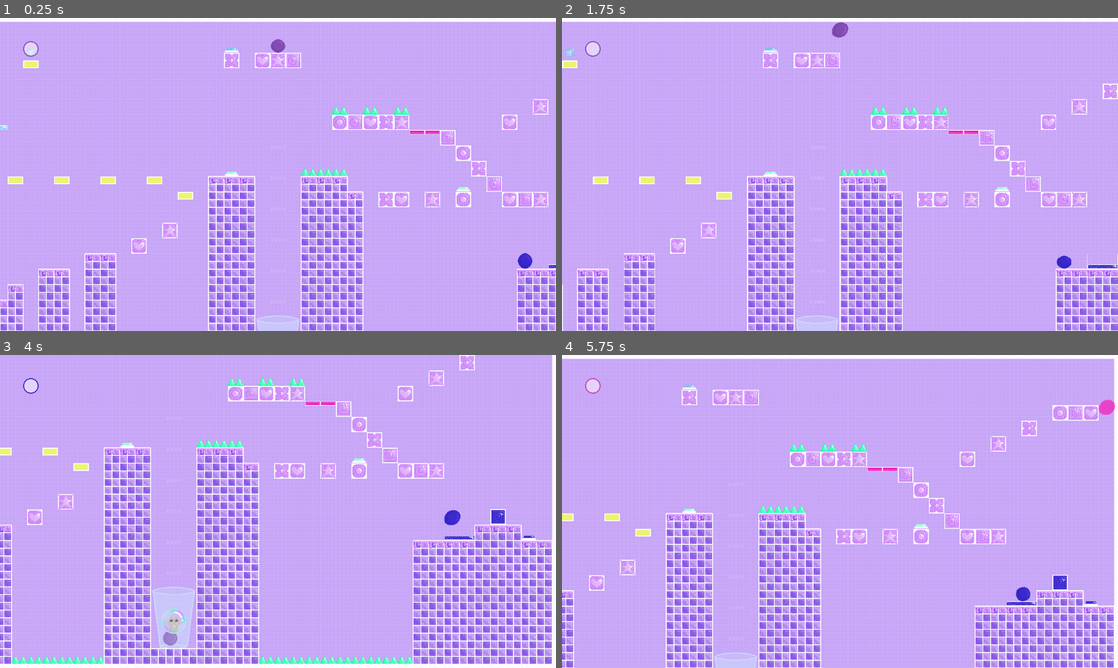
Above: before the commit, frames 1-4 (two rows, left to right).
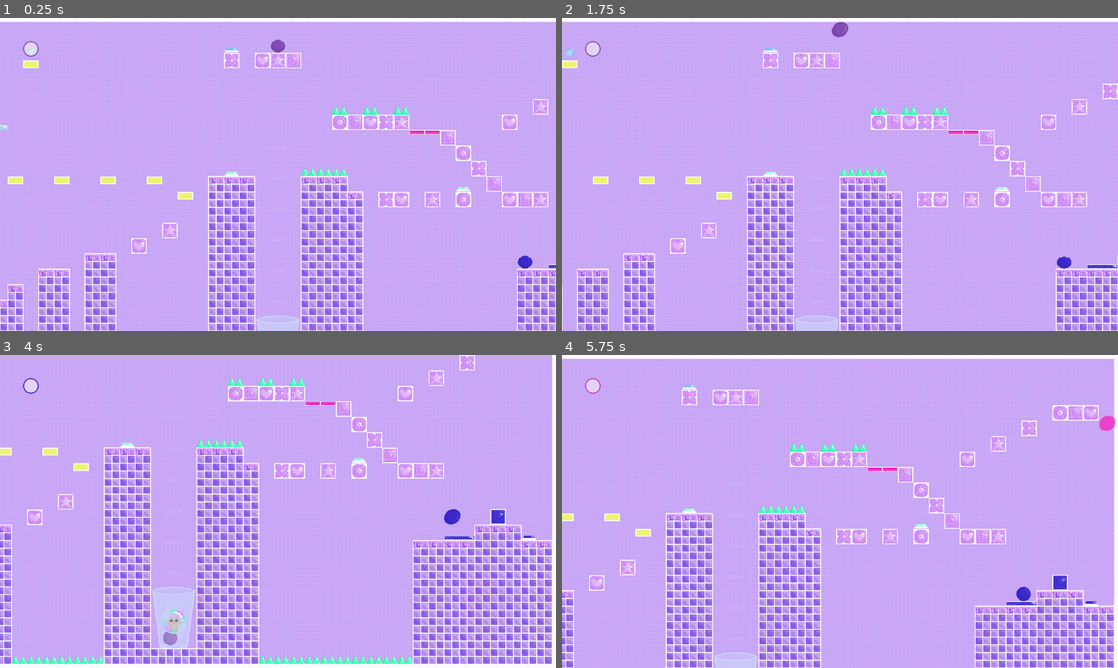
Above: after the commit, the same moments.

Repository: Chubercik/bubble
Game: Godot game, scene res://scenes/level_6.tscn
Two runs of this game, one before a commit and one after it. Both use one fixed random seed, a clock stepped at 60 frames per second and the inputs below. This scene is started directly instead of the project's main scene.
Inputs (mouse positions are in pixels of both pictures, inside the frame that each line leads up to):
- Up to frame 1 (0.25 s): no input
- Up to frame 2 (1.75 s): tap Enter (ui_accept) at 0.5, 0.77, 1.52 s; move the mouse to (962, 158) at 0.52 s; hold Right (ui_right) from 0.53 s (still down); click (962, 158) at 0.6 s; move the mouse to (728, 190) at 1.27 s; tap R at 1.35 s
- Up to frame 3 (4 s): move the mouse to (333, 442) at 2.02 s; release Right (ui_right) at 2.03 s; hold Left (ui_left) 2.03-2.78 s; hold 1 2.03-2.78 s; move the mouse to (250, 574) at 2.77 s; hold Right (ui_right) from 2.78 s (still down); tap 2 at 2.85 s; tap Enter (ui_accept) at 3.02, 3.5, 3.77 s; move the mouse to (444, 558) at 3.52 s; hold 3 from 3.53 s (still down)
- Up to frame 4 (5.75 s): move the mouse to (673, 464) at 4.27 s; release Right (ui_right) at 4.28 s; release 3 at 4.28 s; hold Left (ui_left) 4.28-5.03 s; tap 4 at 4.35 s; tap Enter (ui_accept) at 4.52 s; move the mouse to (867, 511) at 5.02 s; hold Right (ui_right) from 5.03 s (still down); hold 5 from 5.03 s (still down)

The runs differ from the first frame. In frame 1, less than 0.1% of the frame differs, in the area x 48-96%, y 6-80%; in frame 2, 2.6%, in the area x 0-100%, y 1-100%; in frame 3, less than 0.1%; in frame 4, 0.2%.

Commit message:
Decouple sprite scaling & rotation to fix collision issues

Diff:
--- a/bubble/scripts/bubble_1.gd
+++ b/bubble/scripts/bubble_1.gd
@@ -6,6 +6,7 @@
 const IDLE_TIMER: float = 2.0
 const SCALE: Vector2 = Vector2(0.9375, 0.9375)
 
+@onready var sprite: AnimatedSprite2D = $AnimatedSprite2D
 @onready var audio: AudioStreamPlayer2D = $AudioStreamPlayer2D
 
 var active: bool = false
@@ -23,22 +24,22 @@
 		velocity += get_gravity() * delta
 		inactive_for = 0.0
 		if active:
-			rotation_degrees = Input.get_axis("ui_left", "ui_right") * 45
-		scale.y = move_toward(scale.y, 1.2 * SCALE.y, delta)
+			sprite.rotation_degrees = Input.get_axis("ui_left", "ui_right") * 45
+		sprite.scale.y = move_toward(sprite.scale.y, 1.2, delta)
 		$AnimatedSprite2D.play("default")
 		just_landed = 1.0
 	elif inactive_for <= IDLE_TIMER:
 		if just_landed > 0.0:
-			scale.y = move_toward(scale.y, SCALE.y, delta)
+			sprite.scale.y = move_toward(sprite.scale.y, 1, delta)
 			$AnimatedSprite2D.play("jump")
 			just_landed -= delta
-			if rotation != 0:
+			if sprite.rotation != 0:
 				just_landed = 0.0
 		else:
-			scale.y = move_toward(scale.y, SCALE.y, delta)
+			sprite.scale.y = move_toward(sprite.scale.y, 1, delta)
 			$AnimatedSprite2D.play("default")
 	else:
-		scale.y = move_toward(scale.y, SCALE.y, delta)
+		sprite.scale.y = move_toward(sprite.scale.y, 1, delta)
 		$AnimatedSprite2D.play("idle")
 
 	# Handle jump.
@@ -52,7 +53,7 @@
 	var direction := Input.get_axis("ui_left", "ui_right")
 	if direction and active:
 		velocity.x = direction * SPEED
-		rotation += direction / 5
+		sprite.rotation += direction / 5
 		inactive_for = 0.0
 	else:
 		velocity.x = move_toward(velocity.x, 0, SPEED)
--- a/bubble/scripts/bubble_2.gd
+++ b/bubble/scripts/bubble_2.gd
@@ -6,6 +6,7 @@
 const IDLE_TIMER: float = 2.0
 const SCALE: Vector2 = Vector2(0.9375, 0.9375)
 
+@onready var sprite: AnimatedSprite2D = $AnimatedSprite2D
 @onready var audio: AudioStreamPlayer2D = $AudioStreamPlayer2D
 
 var active: bool = false
@@ -23,22 +24,22 @@
 		velocity += get_gravity() * delta
 		inactive_for = 0.0
 		if active:
-			rotation_degrees = Input.get_axis("ui_left", "ui_right") * 45
-		scale.y = move_toward(scale.y, 1.2 * SCALE.y, delta)
+			sprite.rotation_degrees = Input.get_axis("ui_left", "ui_right") * 45
+		sprite.scale.y = move_toward(sprite.scale.y, 1.2, delta)
 		$AnimatedSprite2D.play("default")
 		just_landed = 1.0
 	elif inactive_for <= IDLE_TIMER:
 		if just_landed > 0.0:
-			scale.y = move_toward(scale.y, SCALE.y, delta)
+			sprite.scale.y = move_toward(sprite.scale.y, 1, delta)
 			$AnimatedSprite2D.play("jump")
 			just_landed -= delta
-			if rotation != 0:
+			if sprite.rotation != 0:
 				just_landed = 0.0
 		else:
-			scale.y = move_toward(scale.y, SCALE.y, delta)
+			sprite.scale.y = move_toward(sprite.scale.y, 1, delta)
 			$AnimatedSprite2D.play("default")
 	else:
-		scale.y = move_toward(scale.y, SCALE.y, delta)
+		sprite.scale.y = move_toward(sprite.scale.y, 1, delta)
 		$AnimatedSprite2D.play("idle")
 
 	# Handle jump.
@@ -52,7 +53,7 @@
 	var direction := Input.get_axis("ui_left", "ui_right")
 	if direction and active:
 		velocity.x = direction * SPEED
-		rotation += direction / 5
+		sprite.rotation += direction / 5
 		inactive_for = 0.0
 	else:
 		velocity.x = move_toward(velocity.x, 0, SPEED)
--- a/bubble/scripts/bubble_3.gd
+++ b/bubble/scripts/bubble_3.gd
@@ -7,6 +7,7 @@
 const SCALE: Vector2 = Vector2(0.9375, 0.9375)
 const PUSH_FORCE: float = 34.5
 
+@onready var sprite: AnimatedSprite2D = $AnimatedSprite2D
 @onready var audio: AudioStreamPlayer2D = $AudioStreamPlayer2D
 
 var active: bool = false
@@ -26,22 +27,22 @@
 		velocity += get_gravity() * delta
 		inactive_for = 0.0
 		if active:
-			rotation_degrees = Input.get_axis("ui_left", "ui_right") * 45
-		scale.y = move_toward(scale.y, 1.2 * SCALE.y, delta)
+			sprite.rotation_degrees = Input.get_axis("ui_left", "ui_right") * 45
+		sprite.scale.y = move_toward(sprite.scale.y, 1.2, delta)
 		$AnimatedSprite2D.play("default")
 		just_landed = 1.0
 	elif inactive_for <= IDLE_TIMER:
 		if just_landed > 0.0:
-			scale.y = move_toward(scale.y, SCALE.y, delta)
+			sprite.scale.y = move_toward(sprite.scale.y, 1, delta)
 			$AnimatedSprite2D.play("jump")
 			just_landed -= delta
-			if rotation != 0:
+			if sprite.rotation != 0:
 				just_landed = 0.0
 		else:
-			scale.y = move_toward(scale.y, SCALE.y, delta)
+			sprite.scale.y = move_toward(sprite.scale.y, 1, delta)
 			$AnimatedSprite2D.play("default")
 	else:
-		scale.y = move_toward(scale.y, SCALE.y, delta)
+		sprite.scale.y = move_toward(sprite.scale.y, 1, delta)
 		$AnimatedSprite2D.play("idle")
 
 	# Handle jump.
@@ -55,7 +56,7 @@
 	var direction := Input.get_axis("ui_left", "ui_right")
 	if direction and active:
 		velocity.x = direction * SPEED
-		rotation += direction / 5
+		sprite.rotation += direction / 5
 		inactive_for = 0.0
 	else:
 		velocity.x = move_toward(velocity.x, 0, SPEED)
--- a/bubble/scripts/bubble_4.gd
+++ b/bubble/scripts/bubble_4.gd
@@ -6,6 +6,7 @@
 const IDLE_TIMER: float = 2.0
 const SCALE: Vector2 = Vector2(0.9375, 0.9375)
 
+@onready var sprite: AnimatedSprite2D = $AnimatedSprite2D
 @onready var audio: AudioStreamPlayer2D = $AudioStreamPlayer2D
 
 var active: bool = false
@@ -23,22 +24,22 @@
 		velocity += get_gravity() * delta
 		inactive_for = 0.0
 		if active:
-			rotation_degrees = Input.get_axis("ui_left", "ui_right") * 45
-		scale.y = move_toward(scale.y, 1.2 * SCALE.y, delta)
+			sprite.rotation_degrees = Input.get_axis("ui_left", "ui_right") * 45
+		sprite.scale.y = move_toward(sprite.scale.y, 1.2, delta)
 		$AnimatedSprite2D.play("default")
 		just_landed = 1.0
 	elif inactive_for <= IDLE_TIMER:
 		if just_landed > 0.0:
-			scale.y = move_toward(scale.y, SCALE.y, delta)
+			sprite.scale.y = move_toward(sprite.scale.y, 1, delta)
 			$AnimatedSprite2D.play("jump")
 			just_landed -= delta
-			if rotation != 0:
+			if sprite.rotation != 0:
 				just_landed = 0.0
 		else:
-			scale.y = move_toward(scale.y, SCALE.y, delta)
+			sprite.scale.y = move_toward(sprite.scale.y, 1, delta)
 			$AnimatedSprite2D.play("default")
 	else:
-		scale.y = move_toward(scale.y, SCALE.y, delta)
+		sprite.scale.y = move_toward(sprite.scale.y, 1, delta)
 		$AnimatedSprite2D.play("idle")
 
 	# Handle jump.
@@ -52,7 +53,7 @@
 	var direction := Input.get_axis("ui_left", "ui_right")
 	if direction and active:
 		velocity.x = direction * SPEED
-		rotation += direction / 5
+		sprite.rotation += direction / 5
 		inactive_for = 0.0
 	else:
 		velocity.x = move_toward(velocity.x, 0, SPEED)
--- a/bubble/scripts/bubble_5.gd
+++ b/bubble/scripts/bubble_5.gd
@@ -6,6 +6,7 @@
 const IDLE_TIMER: float = 2.0
 const SCALE: Vector2 = Vector2(0.9375, 0.9375)
 
+@onready var sprite: AnimatedSprite2D = $AnimatedSprite2D
 @onready var audio: AudioStreamPlayer2D = $AudioStreamPlayer2D
 
 var active: bool = false
@@ -23,22 +24,22 @@
 		velocity += get_gravity() * delta
 		inactive_for = 0.0
 		if active:
-			rotation_degrees = Input.get_axis("ui_left", "ui_right") * 45
-		scale.y = move_toward(scale.y, 1.2 * SCALE.y, delta)
+			sprite.rotation_degrees = Input.get_axis("ui_left", "ui_right") * 45
+		sprite.scale.y = move_toward(sprite.scale.y, 1.2, delta)
 		$AnimatedSprite2D.play("default")
 		just_landed = 1.0
 	elif inactive_for <= IDLE_TIMER:
 		if just_landed > 0.0:
-			scale.y = move_toward(scale.y, SCALE.y, delta)
+			sprite.scale.y = move_toward(sprite.scale.y, 1, delta)
 			$AnimatedSprite2D.play("jump")
 			just_landed -= delta
-			if rotation != 0:
+			if sprite.rotation != 0:
 				just_landed = 0.0
 		else:
-			scale.y = move_toward(scale.y, SCALE.y, delta)
+			sprite.scale.y = move_toward(sprite.scale.y, 1, delta)
 			$AnimatedSprite2D.play("default")
 	else:
-		scale.y = move_toward(scale.y, SCALE.y, delta)
+		sprite.scale.y = move_toward(sprite.scale.y, 1, delta)
 		$AnimatedSprite2D.play("idle")
 
 	# Handle jump.
@@ -52,7 +53,7 @@
 	var direction := Input.get_axis("ui_left", "ui_right")
 	if direction and active:
 		velocity.x = direction * SPEED
-		rotation += direction / 5
+		sprite.rotation += direction / 5
 		inactive_for = 0.0
 	else:
 		velocity.x = move_toward(velocity.x, 0, SPEED)
